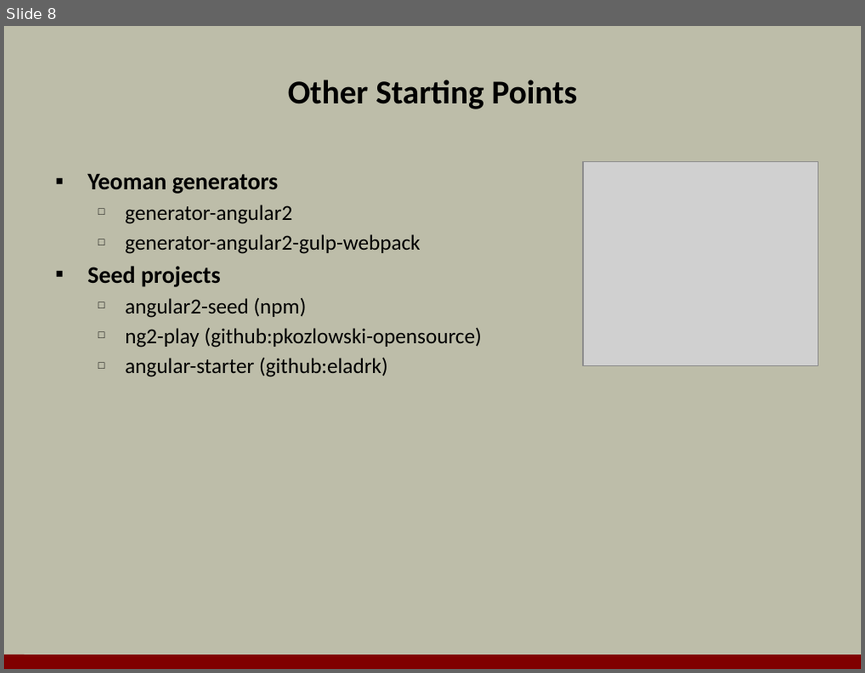
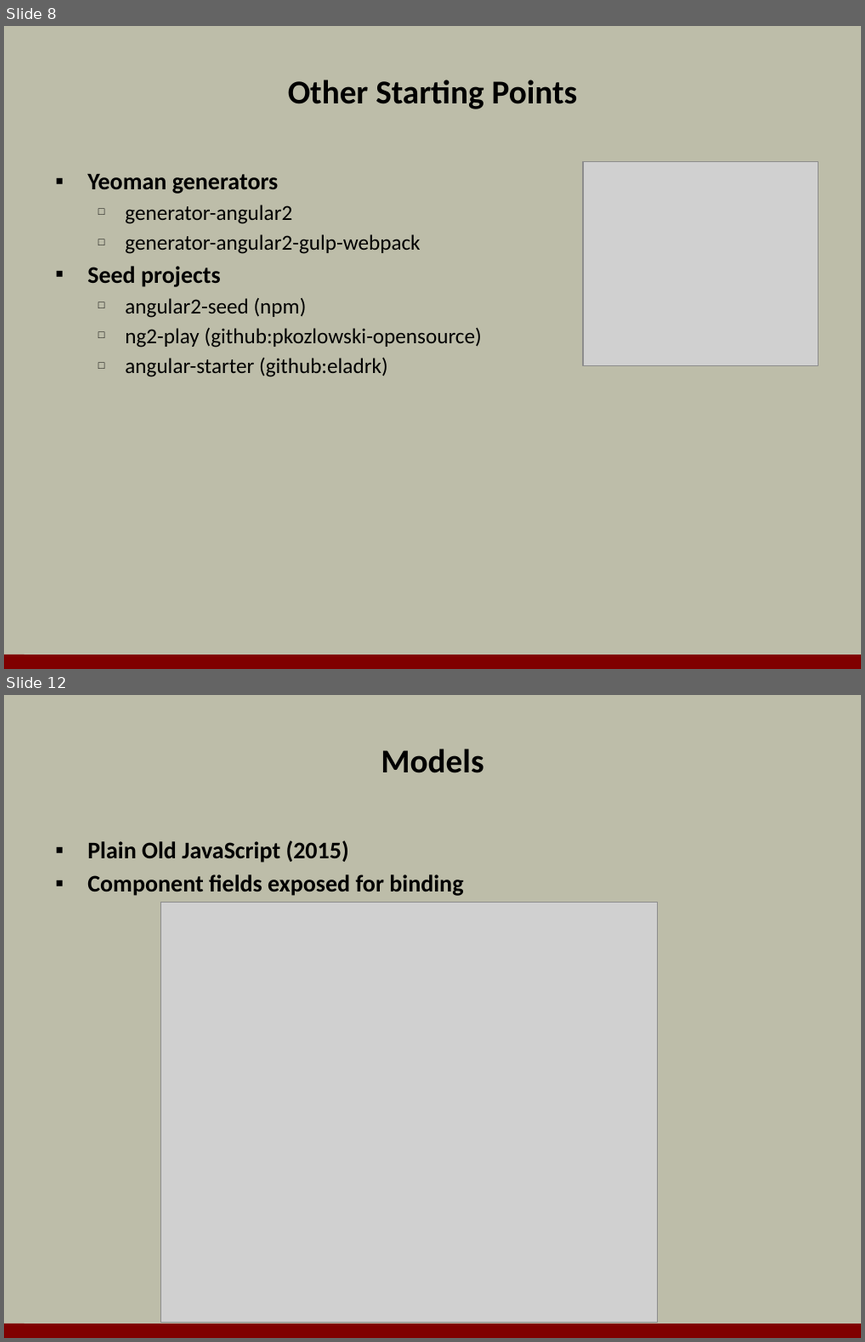
Before and after one commit to OdeToCode/classes, a slide deck: angular2/slides/01_Introduction.pptx. Shown one above the other, each under a label of ours: slide 8 before the commit, slides 8 and 12 after it; the slides between them are not shown. The pictures are 865x673 and 865x1342 pixels, drawn with LibreOffice and Linux fonts; fonts in the diff are those of the drawing; grey boxes stand for pictures; background and template pictures are left out. Boxes give left, top, right and bottom in pixels: in the first picture for what was removed or moved away, otherwise in the second. Text is boxed around its words. In the diff, an @@ line names an element or a change of style, - is before the commit and + after.

```diff
--- a/angular2/slides/01_Introduction.pptx
+++ b/angular2/slides/01_Introduction.pptx
@@ slide 12 added at (x1=4, y1=695, x2=861, y2=1338), background #BDBDA9; not listed: 1 template element that a slide beside it also shows @@
@@ title added at (x1=381, y1=749, x2=483, y2=773), 28 pt, text #000000, bold @@
+Models
@@ text added at (x1=87, y1=840, x2=463, y2=896), 20 pt, text #000000, bold @@
+▪ Plain Old JavaScript (2015)
+▪ Component fields exposed for binding
@@ picture added at (x1=160, y1=902, x2=657, y2=1322) @@
```
Also in this commit, not shown: 3 slides changed, 13 other slides added, 1 slide removed, 1 other file.
